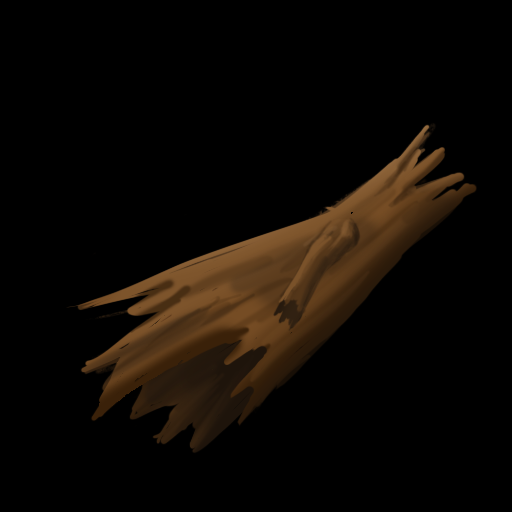
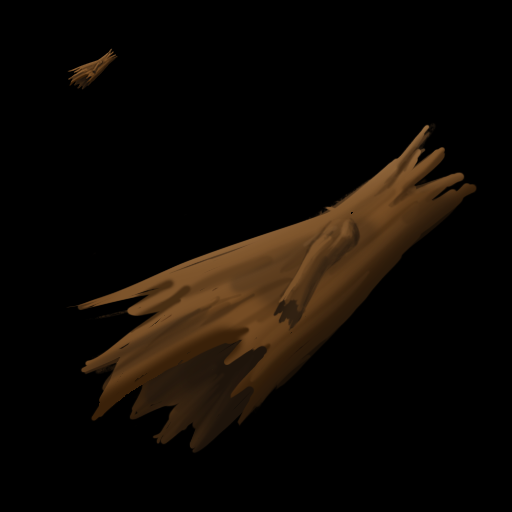
The second 512×512 image is a revision of the first. Changes to its layers:
added layer "Icon" above "Source" over [67, 48, 118, 90]
